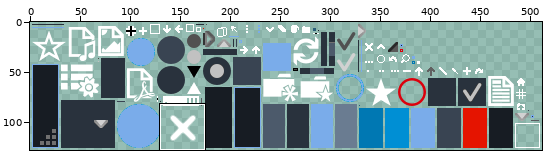
Sprite sheet -- android/assets/x2/uiskin.png. Above, an overview of the earlier version with the close-up marked.
Close-up. As it was:
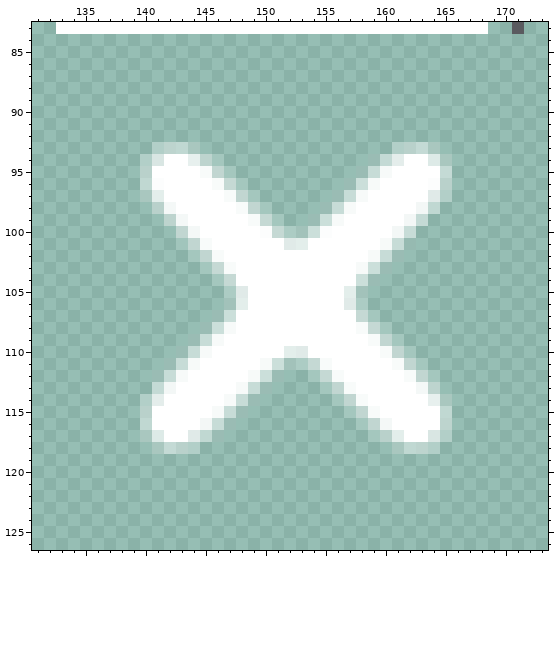
The file is 512x128 pixels. Pixels under 10% opacity are left out. Colours within 5 levels of each other are drawn and written as one. Shown: x 131..173, y 83..126.
And afterwards:
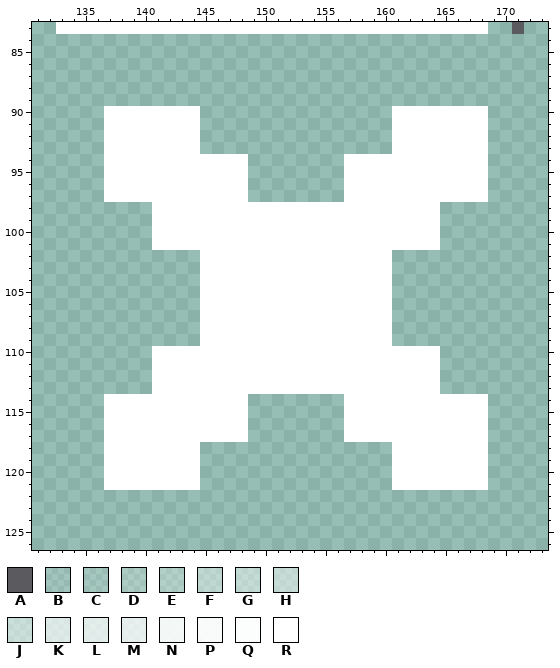
Palette (. is transparent): A #5a5a5f  B #ffffff1a  C #ffffff22  D #ffffff35  E #ffffff44  F #ffffff66  G #ffffff6f  H #ffffff77  J #ffffff80  K #ffffffac  L #ffffffbb  M #ffffffc5  N #ffffffe5  P #ffffffee  Q #fffffff8  R #ffffff
The exact change:
Changed rows in their new state; - is an unchanged pixel.
first column x 137:
 90 RRRRRRRR----------------RRRRRRRR
 91 RRRRRRRR----------------RRRRRRRR
 92 RRRRRRRR----------------RRRRRRRR
 93 RRRRRRRR----------------RRRRRRRR
 94 RRRRR--RRRRR--------RRRRR--RRRRR
 95 RRRR----RRRR--------RRRR----RRRR
 96 RRRRR----RRR--------RRR----RRRRR
 97 RRRRR-----RR.------.RR-----RRRRR
 98 ----RR-----RRRRRRRRRR-----RR----
 99 ----RRR-----RRRRRRRR-----RRR----
100 ----RRRR-----RRRRRR-----RRRR----
101 ----RRRRR------RR------RRRRR----
102 -------.RR------------RR.-------
103 --------RRR----------RRR--------
104 --------RRR----------RRR--------
105 --------RRRR--------RRRR--------
106 --------RRRR--------RRRR--------
107 --------RRR----------RRR--------
108 --------RRR----------RRR--------
109 -------.RR------------RR.-------
110 ----RRRRR------RR------RRRRR----
111 ----RRRR-----RRRRRR-----RRRR----
112 ----RRR-----RRRRRRRR-----RRR----
113 ----RR-----RRRRRRRRRR-----RR----
114 RRRRR-----RR.------.RR-----RRRRR
115 RRRR-----RRR--------RRR-----RRRR
116 RRRR----RRRR--------RRRR----RRRR
117 RRRRR--RRRRR--------RRRRR--RRRRR
118 RRRRRRRR----------------RRRRRRRR
119 RRRRRRRR----------------RRRRRRRR
120 RRRRRRRR----------------RRRRRRRR
121 RRRRRRRR----------------RRRRRRRR
Changed places in both close-ups, as pixel boxes (x1, y1, x2, y2):
changed: (104, 106, 488, 490)
